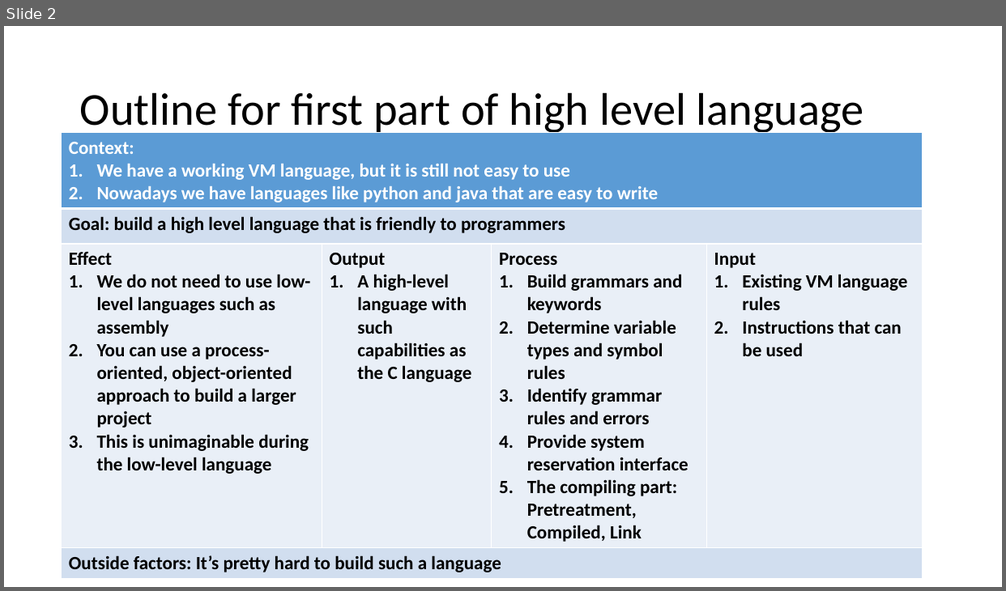
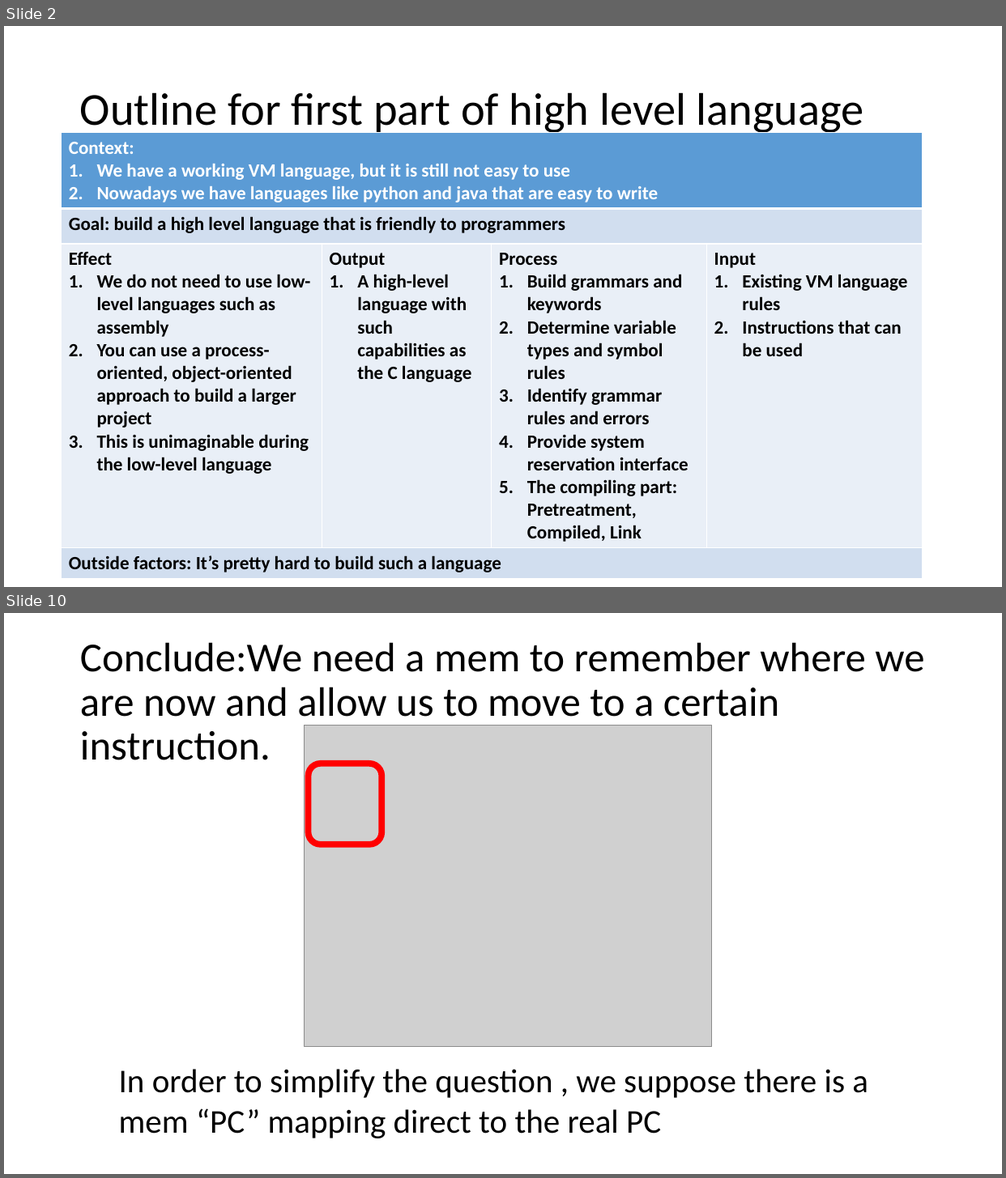
Before and after one commit to LouiValley/System-Design-in-Computational-Thinking-2018-Spring, a slide deck: team1/ppt/pre04.pptx. Shown one above the other, each under a label of ours: slide 2 before the commit, slides 2 and 10 after it; the slides between them are not shown. The pictures are 1006x591 and 1006x1178 pixels, drawn with LibreOffice and Linux fonts; fonts in the diff are those of the drawing; grey boxes stand for pictures. Boxes give left, top, right and bottom in pixels: in the first picture for what was removed or moved away, otherwise in the second. Text is boxed around its words. In the diff, an @@ line names an element or a change of style, - is before the commit and + after.

```diff
--- a/team1/ppt/pre04.pptx
+++ b/team1/ppt/pre04.pptx
@@ slide 10 added at [4,613,1002,1174], background #FFFFFF @@
@@ title added at [80,642,924,760], 39.6 pt, text #000000 @@
+Conclude:We need a mem to remember where we are now and allow us to move to a certain instruction.
@@ picture added at [305,726,711,1047] @@
@@ rounded rectangle added at [309,764,382,845], outline #FF0000 6 pt @@
@@ text added at [119,1069,868,1139], 32 pt, text #000000 @@
+In order to simplify the question , we suppose there is a mem “PC” mapping direct to the real PC
```
Also in this commit, not shown: 12 other slides added, 1 slide removed.
